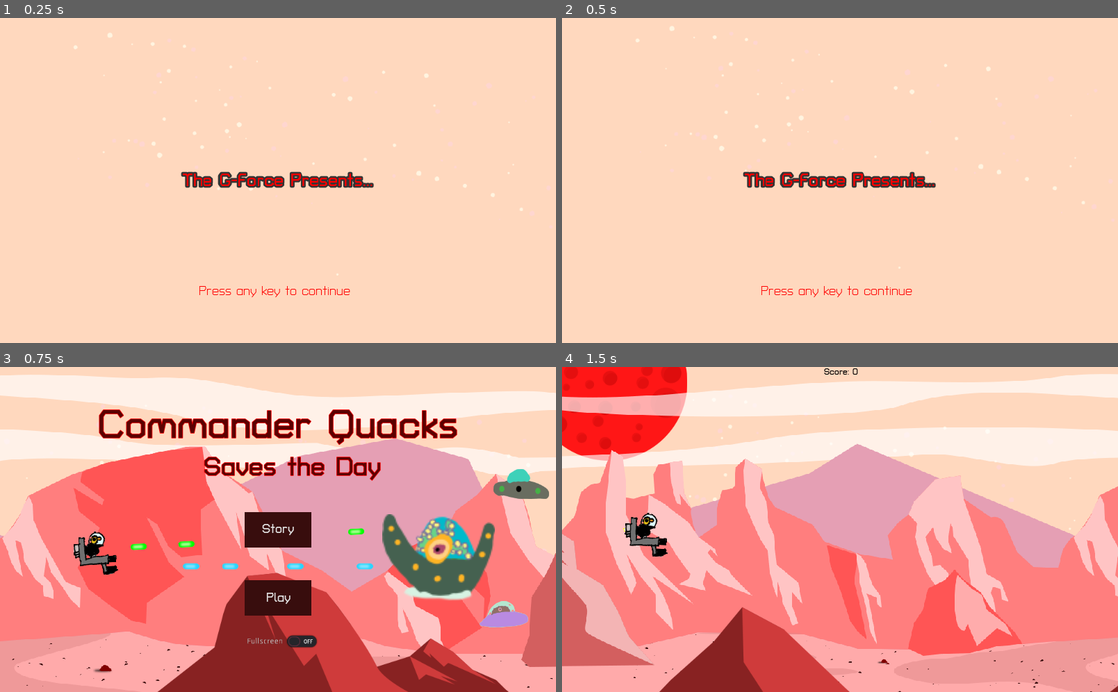
Above: before the commit, frames 1-4 (two rows, left to right).
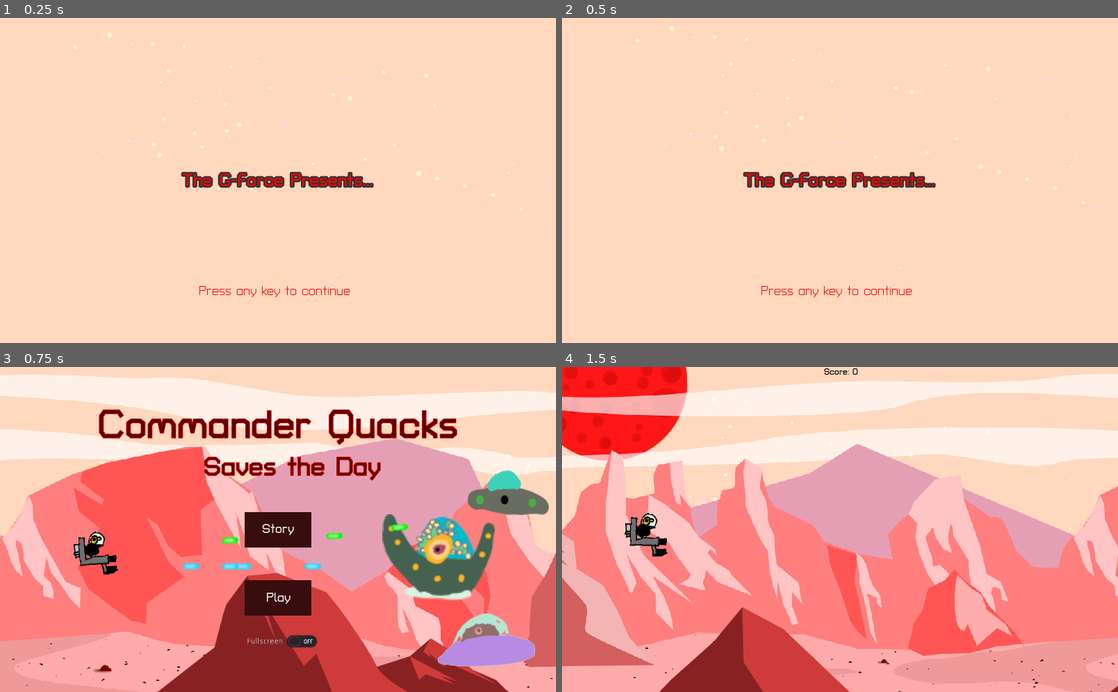
Above: after the commit, the same moments.

Repository: the-g-force/FamJam-January2021
Game: Godot game, scene res://src/SplashScreen.tscn
Two runs of this game, one before a commit and one after it. Both use one fixed random seed, a clock stepped at 60 frames per second and the inputs below.
Inputs (mouse positions are in pixels of both pictures, inside the frame that each line leads up to):
- Up to frame 1 (0.25 s): no input
- Up to frame 2 (0.5 s): no input
- Up to frame 3 (0.75 s): tap Enter at 0.5 s; move the mouse to (400, 513) at 0.52 s; hold D (move_right) from 0.53 s (still down); tap Space (fire) at 0.6 s; click (400, 513) at 0.67 s
- Up to frame 4 (1.5 s): release D (move_right) at 1.25 s; click "Play" at 1.25 s

Frames 1-2 are identical in both runs. In frame 3, 4.0% of the frame differs, in the area x 23-99%, y 31-93%; in frame 4, nothing differs.

Commit message:
Add animations to main menu

Diff:
--- a/project/src/MenuScene.tscn
+++ b/project/src/MenuScene.tscn
@@ -52,6 +52,142 @@
 size = 24
 font_data = ExtResource( 2 )
 
+[sub_resource type="Animation" id=12]
+resource_name = "Intro"
+length = 2.0
+tracks/0/type = "value"
+tracks/0/path = NodePath("duck/bullet-yellow:position")
+tracks/0/interp = 1
+tracks/0/loop_wrap = true
+tracks/0/imported = false
+tracks/0/enabled = true
+tracks/0/keys = {
+"times": PoolRealArray( 0, 1 ),
+"transitions": PoolRealArray( 1, 1 ),
+"update": 0,
+"values": [ Vector2( 80, -8 ), Vector2( 248.916, -10.9878 ) ]
+}
+tracks/1/type = "value"
+tracks/1/path = NodePath("duck/bullet-yellow2:position")
+tracks/1/interp = 1
+tracks/1/loop_wrap = true
+tracks/1/imported = false
+tracks/1/enabled = true
+tracks/1/keys = {
+"times": PoolRealArray( 0, 1 ),
+"transitions": PoolRealArray( 1, 1 ),
+"update": 0,
+"values": [ Vector2( 168, -8 ), Vector2( 305.677, -24.035 ) ]
+}
+tracks/2/type = "value"
+tracks/2/path = NodePath("duck/bullet-yellow3:position")
+tracks/2/interp = 1
+tracks/2/loop_wrap = true
+tracks/2/imported = false
+tracks/2/enabled = true
+tracks/2/keys = {
+"times": PoolRealArray( 0, 1 ),
+"transitions": PoolRealArray( 1, 1 ),
+"update": 0,
+"values": [ Vector2( 304, -8 ), Vector2( 441.072, -8.92831 ) ]
+}
+tracks/3/type = "value"
+tracks/3/path = NodePath("duck/bullet-yellow4:position")
+tracks/3/interp = 1
+tracks/3/loop_wrap = true
+tracks/3/imported = false
+tracks/3/enabled = true
+tracks/3/keys = {
+"times": PoolRealArray( 0, 1 ),
+"transitions": PoolRealArray( 1, 1 ),
+"update": 0,
+"values": [ Vector2( 481.436, -14.8239 ), Vector2( 561.745, -18.6261 ) ]
+}
+tracks/4/type = "value"
+tracks/4/path = NodePath("image1942/bullet-blue:position")
+tracks/4/interp = 1
+tracks/4/loop_wrap = true
+tracks/4/imported = false
+tracks/4/enabled = true
+tracks/4/keys = {
+"times": PoolRealArray( 0, 1 ),
+"transitions": PoolRealArray( 1, 1 ),
+"update": 0,
+"values": [ Vector2( -55.0779, 6.47975 ), Vector2( -93.9564, 6.47975 ) ]
+}
+tracks/5/type = "value"
+tracks/5/path = NodePath("image1942/bullet-blue2:position")
+tracks/5/interp = 1
+tracks/5/loop_wrap = true
+tracks/5/imported = false
+tracks/5/enabled = true
+tracks/5/keys = {
+"times": PoolRealArray( 0, 1 ),
+"transitions": PoolRealArray( 1, 1 ),
+"update": 0,
+"values": [ Vector2( -106.916, 6.47975 ), Vector2( -145.794, 6.47975 ) ]
+}
+tracks/6/type = "value"
+tracks/6/path = NodePath("image1942/bullet-blue3:position")
+tracks/6/interp = 1
+tracks/6/loop_wrap = true
+tracks/6/imported = false
+tracks/6/enabled = true
+tracks/6/keys = {
+"times": PoolRealArray(  ),
+"transitions": PoolRealArray(  ),
+"update": 0,
+"values": [  ]
+}
+tracks/7/type = "value"
+tracks/7/path = NodePath("g1375:position")
+tracks/7/interp = 1
+tracks/7/loop_wrap = true
+tracks/7/imported = false
+tracks/7/enabled = true
+tracks/7/keys = {
+"times": PoolRealArray( 0, 0.6 ),
+"transitions": PoolRealArray( 1, 1 ),
+"update": 0,
+"values": [ Vector2( 1096, 440 ), Vector2( 896, 504 ) ]
+}
+tracks/8/type = "value"
+tracks/8/path = NodePath("g1375:scale")
+tracks/8/interp = 1
+tracks/8/loop_wrap = true
+tracks/8/imported = false
+tracks/8/enabled = true
+tracks/8/keys = {
+"times": PoolRealArray( 0, 0.6 ),
+"transitions": PoolRealArray( 1, 12.996 ),
+"update": 0,
+"values": [ Vector2( 0.5, 0.5 ), Vector2( 1.5, 1.5 ) ]
+}
+tracks/9/type = "value"
+tracks/9/path = NodePath("image1920:position")
+tracks/9/interp = 1
+tracks/9/loop_wrap = true
+tracks/9/imported = false
+tracks/9/enabled = true
+tracks/9/keys = {
+"times": PoolRealArray( 0, 1 ),
+"transitions": PoolRealArray( 1, 1 ),
+"update": 0,
+"values": [ Vector2( 1120, 152 ), Vector2( 936, 232 ) ]
+}
+tracks/10/type = "value"
+tracks/10/path = NodePath("image1920:scale")
+tracks/10/interp = 1
+tracks/10/loop_wrap = true
+tracks/10/imported = false
+tracks/10/enabled = true
+tracks/10/keys = {
+"times": PoolRealArray( 0, 1 ),
+"transitions": PoolRealArray( 1, 6.27667 ),
+"update": 0,
+"values": [ Vector2( 0.5, 0.5 ), Vector2( 1.25, 1.25 ) ]
+}
+
 [node name="MenuScene" type="Control"]
 anchor_right = 1.0
 anchor_bottom = 1.0
@@ -89,12 +225,12 @@
 texture = ExtResource( 3 )
 
 [node name="bullet-blue" type="Sprite" parent="image1942"]
-position = Vector2( -55.0779, 6.47975 )
+position = Vector2( -93.9564, 6.47975 )
 scale = Vector2( 0.404985, 0.404985 )
 texture = ExtResource( 8 )
 
 [node name="bullet-blue2" type="Sprite" parent="image1942"]
-position = Vector2( -106.916, 6.47975 )
+position = Vector2( -145.794, 6.47975 )
 scale = Vector2( 0.404985, 0.404985 )
 texture = ExtResource( 8 )
 
@@ -108,30 +244,25 @@
 scale = Vector2( 0.404985, 0.404985 )
 texture = ExtResource( 8 )
 
-[node name="image1920" type="Sprite" parent="image1942"]
-position = Vector2( 61.5577, -55.0779 )
-scale = Vector2( 0.34891, 0.34891 )
-texture = ExtResource( 12 )
-
 [node name="duck" type="Sprite" parent="."]
 position = Vector2( 176, 344 )
 rotation = -0.0523599
 texture = ExtResource( 4 )
 
 [node name="bullet-yellow" type="Sprite" parent="duck"]
-position = Vector2( 80, -8 )
+position = Vector2( 248.916, -10.9878 )
 texture = ExtResource( 9 )
 
 [node name="bullet-yellow2" type="Sprite" parent="duck"]
-position = Vector2( 168, -8 )
+position = Vector2( 305.677, -24.035 )
 texture = ExtResource( 9 )
 
 [node name="bullet-yellow3" type="Sprite" parent="duck"]
-position = Vector2( 304, -8 )
+position = Vector2( 441.072, -8.92831 )
 texture = ExtResource( 9 )
 
 [node name="bullet-yellow4" type="Sprite" parent="duck"]
-position = Vector2( 481.436, -14.8239 )
+position = Vector2( 561.745, -18.6261 )
 texture = ExtResource( 9 )
 
 [node name="Label" type="Label" parent="."]
@@ -166,9 +297,14 @@
 "_edit_use_anchors_": false
 }
 
+[node name="image1920" type="Sprite" parent="."]
+position = Vector2( 936, 232 )
+scale = Vector2( 1.25, 1.25 )
+texture = ExtResource( 12 )
+
 [node name="g1375" type="Sprite" parent="."]
-position = Vector2( 928, 456 )
-scale = Vector2( 0.746154, 0.746154 )
+position = Vector2( 896, 504 )
+scale = Vector2( 1.5, 1.5 )
 texture = ExtResource( 11 )
 
 [node name="PlayButton" type="Button" parent="."]
@@ -207,6 +343,9 @@
 __meta__ = {
 "_edit_use_anchors_": false
 }
+
+[node name="AnimationPlayer" type="AnimationPlayer" parent="."]
+anims/Intro = SubResource( 12 )
 [connection signal="pressed" from="sky/FullScreenButton" to="." method="_on_FullScreenButton_pressed"]
 [connection signal="pressed" from="PlayButton" to="." method="_on_PlayButton_pressed"]
 [connection signal="pressed" from="StoryButton" to="." method="_on_StoryButton_pressed"]
Not shown: 1 places in project/src/MenuScene.tscn that only renumber resources
